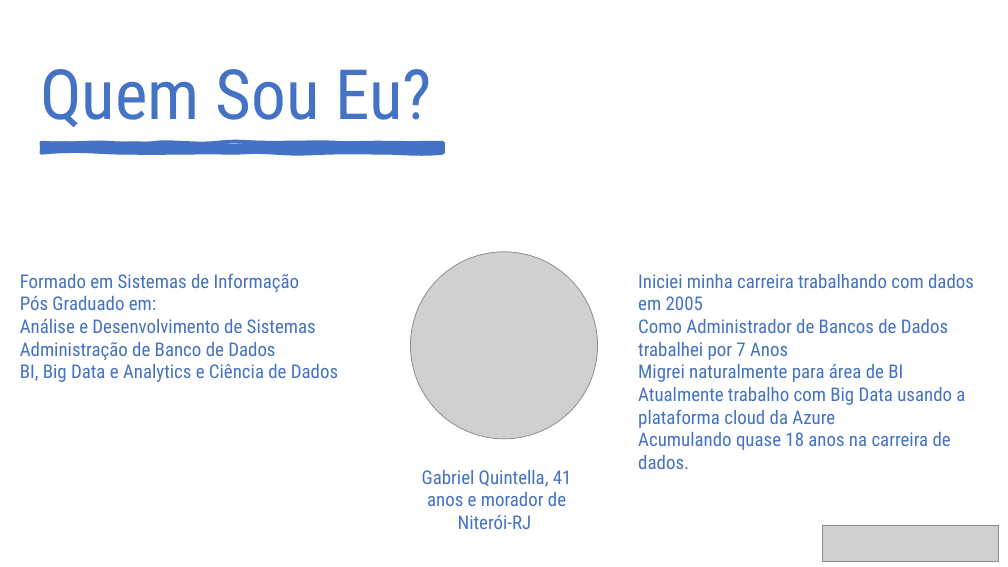
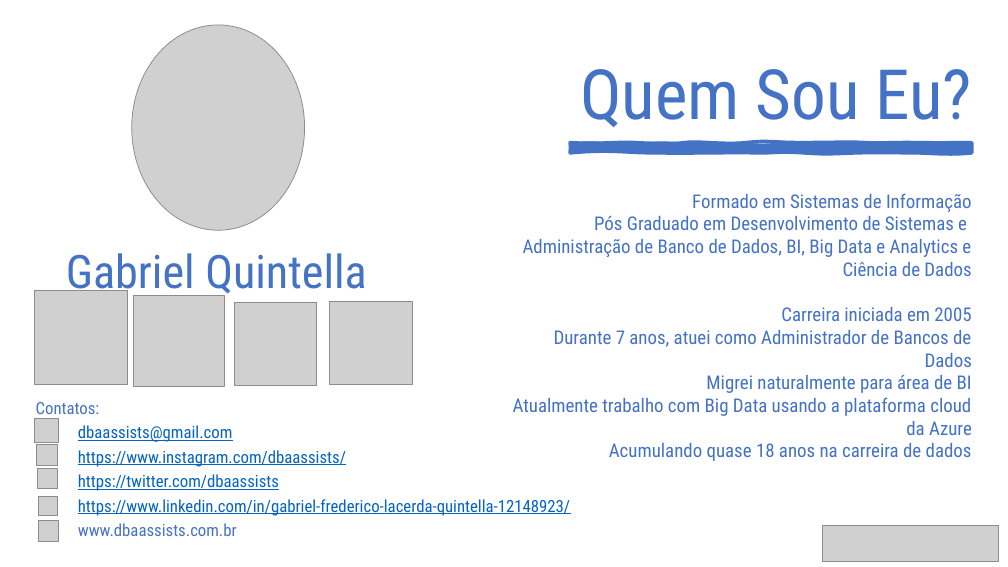
Before and after one commit to dbaassists/Palestra, a slide deck: slide 2 of Apresentação/PALESTRA.pptx. Drawn at 1008x567 pixels with LibreOffice and Linux fonts; fonts in the diff are those of the drawing; grey boxes stand for pictures. Boxes give left, top, right and bottom in pixels: in the first picture for what was removed or moved away, otherwise in the second. Text is boxed around its words. In the diff, an @@ line names an element or a change of style, - is before the commit and + after.

Commit message:
Update Apresentação
Update Apresentação

```diff
--- a/Apresentação/PALESTRA.pptx
+++ b/Apresentação/PALESTRA.pptx
@@ picture added at [132, 25, 305, 231] @@
@@ text "Quem Sou Eu?": place and size @@
-text "Quem Sou Eu?" at [40, 69, 433, 127]
+text "Quem Sou Eu?" at [580, 69, 972, 127]
@@ text "Quem Sou Eu?" at [580, 69, 972, 127]: alignment left to right @@
@@ freeform shape: place and size @@
-freeform shape at [42, 143, 443, 153]
+freeform shape at [570, 143, 972, 153]
@@ text "Formado em Sistemas de Informação": place and size @@
-text "Formado em Sistemas de Informação" at [20, 273, 338, 382]
+text "Formado em Sistemas de Informação" at [513, 193, 972, 461]
@@ text at [692, 193, 972, 212]: alignment left to right @@
@@ text at [513, 216, 972, 461]: text changed @@
-Pós Graduado em:
-Análise e Desenvolvimento de Sistemas
-Administração de Banco de Dados
-BI, Big Data e Analytics e Ciência de Dados
+Pós Graduado em Desenvolvimento de Sistemas e
+Administração de Banco de Dados, BI, Big Data e Analytics e Ciência de Dados
+Carreira iniciada em 2005
+Durante 7 anos, atuei como Administrador de Bancos de Dados
+Migrei naturalmente para área de BI
+Atualmente trabalho com Big Data usando a plataforma cloud da Azure
+Acumulando quase 18 anos na carreira de dados
@@ text at [66, 253, 367, 299]: text changed; size 18 to 44 pt @@
-Gabriel Quintella, 41 anos e morador de Niterói-RJ
+Gabriel Quintella
@@ picture removed at [411, 252, 597, 439] @@
@@ picture added at [34, 291, 128, 385] @@
@@ picture added at [133, 296, 224, 387] @@
@@ text removed at [638, 274, 974, 469] @@
-Iniciei minha carreira trabalhando com dados em 2005
-Como Administrador de Bancos de Dados trabalhei por 7 Anos
-Migrei naturalmente para área de BI Atualmente trabalho com Big Data usando a plataforma cloud da Azure
-Acumulando quase 18 anos na carreira de dados.
@@ picture added at [234, 302, 317, 385] @@
@@ picture added at [330, 302, 412, 384] @@
@@ picture added at [34, 419, 58, 443] @@
@@ text added at [36, 402, 570, 536], 16 pt, text #0563C1, underline @@
+Contatos:
+dbaassists@gmail.com
+https://www.instagram.com/dbaassists/
+https://twitter.com/dbaassists
+https://www.linkedin.com/in/gabriel-frederico-lacerda-quintella-12148923/
+www.dbaassists.com.br
@@ picture added at [36, 445, 57, 465] @@
@@ picture added at [38, 469, 57, 488] @@
@@ picture added at [38, 496, 57, 516] @@
@@ picture added at [39, 520, 59, 541] @@
```
Also in this commit, not shown: 4 other slides changed, 3 slides added.
